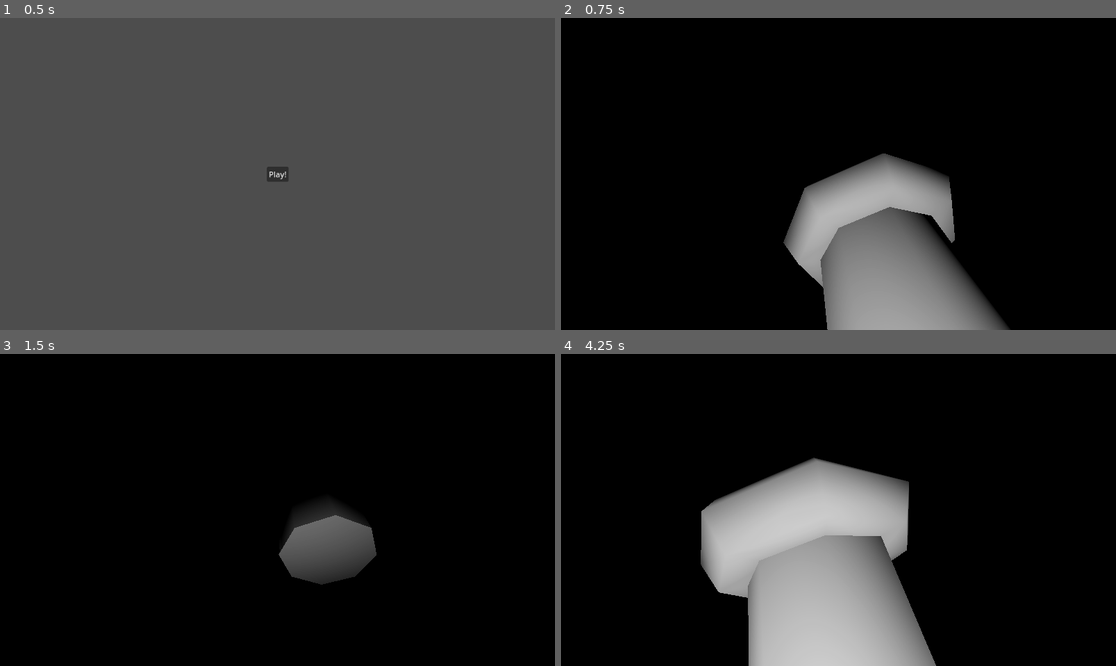
Above: before the commit, frames 1-4 (two rows, left to right).
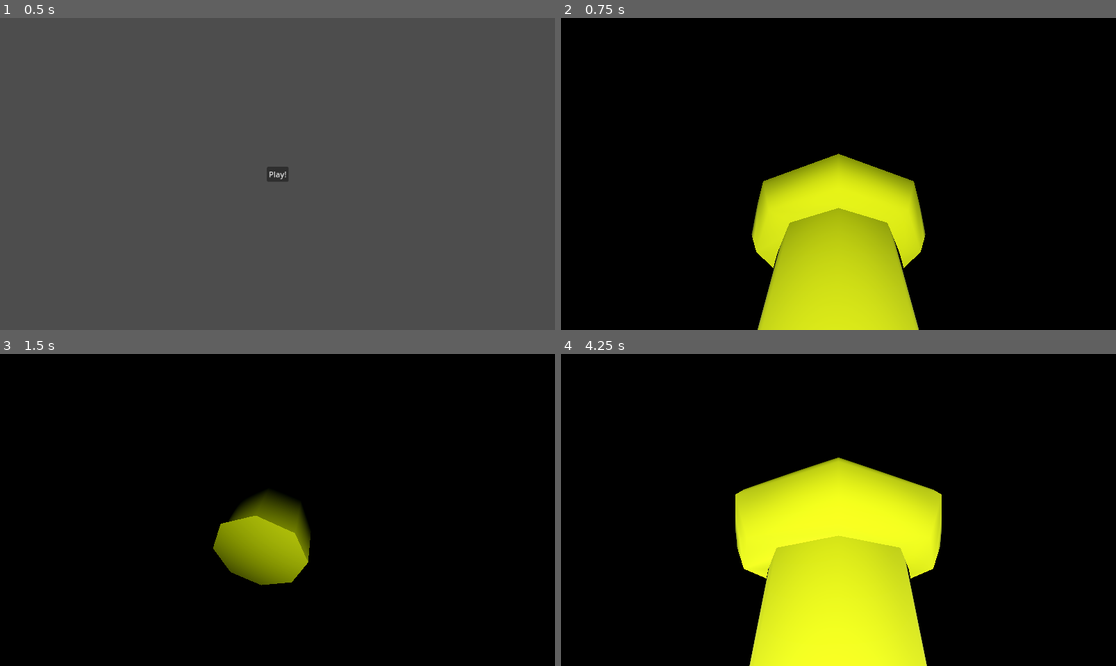
Above: after the commit, the same moments.

Repository: bsu-cs315/e3-hovell
Game: Godot game, scene res://title/title.tscn
Two runs of this game, one before a commit and one after it. Both use one fixed random seed, a clock stepped at 60 frames per second and the inputs below.
Inputs:
- Up to frame 1 (0.5 s): no input
- Up to frame 2 (0.75 s): click "Play!" at 0.5 s
- Up to frame 3 (1.5 s): tap Enter at 1.25 s; hold D (move_right) from 1.28 s (still down); tap Space (throw) at 1.35 s
- Up to frame 4 (4.25 s): tap Space (throw) at 2, 2.1, 2.85, 3.6 s; release D (move_right) at 2.03 s; hold S (move_down) 2.03-2.78 s; hold D (move_right) 2.78-3.53 s; tap Enter at 3.5 s; hold W (move_up) from 3.53 s (still down)

Frame 1 is identical in both runs. In frame 2, 19% of the frame differs, in the area x 34-81%, y 43-100%; in frame 3, 6.4%; in frame 4, 23%, in the area x 25-69%, y 33-100%.

Commit message:
Add models and textures to Flashlight and Ghost

Diff:
--- a/project/flashlight/flashlight.tscn
+++ b/project/flashlight/flashlight.tscn
@@ -1,6 +1,7 @@
-[gd_scene load_steps=3 format=3 uid="uid://crrkb8gb6fmdh"]
+[gd_scene load_steps=4 format=3 uid="uid://crrkb8gb6fmdh"]
 
 [ext_resource type="Script" path="res://flashlight/flashlight.gd" id="1_52civ"]
+[ext_resource type="Material" uid="uid://cgtci6chypot3" path="res://flashlight/yellow_material.tres" id="2_j0ay1"]
 
 [sub_resource type="BoxShape3D" id="BoxShape3D_sn4yb"]
 size = Vector3(1, 1.84, 2.775)
@@ -13,11 +14,14 @@
 
 [node name="CSGCylinder3D" type="CSGCylinder3D" parent="."]
 transform = Transform3D(1, 0, 0, 0, -4.37114e-08, 1, 0, -1, -4.37114e-08, 0, 0, 0)
+material_override = ExtResource("2_j0ay1")
+material = ExtResource("2_j0ay1")
 
 [node name="CSGTorus3D" type="CSGTorus3D" parent="."]
 transform = Transform3D(1, 0, 0, 0, -4.37114e-08, 1, 0, -1, -4.37114e-08, 0, 0, -1.12172)
 inner_radius = 0.3
 outer_radius = 0.8
+material = ExtResource("2_j0ay1")
 
 [node name="SpotLight3D" type="SpotLight3D" parent="."]
 transform = Transform3D(1, 0, 0, 0, 1, 0, 0, 0, 1, -1.17334e-08, 0, -1.19843)
--- /dev/null
+++ b/project/flashlight/yellow_material.tres
@@ -0,0 +1,4 @@
+[gd_resource type="StandardMaterial3D" format=3 uid="uid://cgtci6chypot3"]
+
+[resource]
+albedo_color = Color(0.853969, 0.951215, 3.08037e-06, 1)
--- a/project/ghost/ghost.tscn
+++ b/project/ghost/ghost.tscn
@@ -1,18 +1,75 @@
-[gd_scene load_steps=3 format=3 uid="uid://bbyqxrr3ss2vf"]
+[gd_scene load_steps=4 format=3 uid="uid://bbyqxrr3ss2vf"]
 
 [ext_resource type="Script" path="res://ghost/ghost.gd" id="1_j8mox"]
+[ext_resource type="Material" uid="uid://bw1xsomkq31fo" path="res://ghost/white_material.tres" id="2_i26nx"]
 
 [sub_resource type="BoxShape3D" id="BoxShape3D_ju4eu"]
 
 [node name="Ghost" type="RigidBody3D"]
+transform = Transform3D(-1, 0, 1.50996e-07, 0, 1, 0, -1.50996e-07, 0, -1, 0, 0, 0)
 gravity_scale = 0.0
 contact_monitor = true
 max_contacts_reported = 100
 script = ExtResource("1_j8mox")
 
-[node name="CSGBox3D" type="CSGBox3D" parent="."]
-
 [node name="CollisionShape3D" type="CollisionShape3D" parent="."]
 shape = SubResource("BoxShape3D_ju4eu")
+metadata/_edit_lock_ = true
+
+[node name="CSGSphere3D" type="CSGSphere3D" parent="."]
+transform = Transform3D(1, 0, -3.55271e-15, 0, 1, 0, 3.55271e-15, 0, 1, 0, 0, 0)
+operation = 2
+radial_segments = 30
+rings = 30
+material = ExtResource("2_i26nx")
+
+[node name="CSGBox3D" type="CSGBox3D" parent="CSGSphere3D"]
+transform = Transform3D(1, 0, 3.55271e-15, 0, 0.152622, 0, -3.55271e-15, 0, 1, 0, -0.381995, 0)
+operation = 2
+
+[node name="CSGSphere3D2" type="CSGSphere3D" parent="."]
+transform = Transform3D(0.792475, 0, -1.77636e-15, 0, 0.4, 0, 3.55271e-15, 0, 0.4, 1.16237e-08, -0.367234, 0.265919)
+radial_segments = 30
+rings = 30
+material = ExtResource("2_i26nx")
+
+[node name="CSGSphere3D3" type="CSGSphere3D" parent="."]
+transform = Transform3D(0.792475, 0, -1.77636e-15, 0, 0.4, 0, 3.55271e-15, 0, 0.4, 1.7275e-09, -0.367234, 0.0395207)
+radial_segments = 30
+rings = 30
+material = ExtResource("2_i26nx")
+
+[node name="CSGSphere3D4" type="CSGSphere3D" parent="."]
+transform = Transform3D(0.792475, 0, -1.77636e-15, 0, 0.4, 0, 3.55271e-15, 0, 0.4, 0.0148584, -0.35921, -0.167852)
+radial_segments = 30
+rings = 30
+material = ExtResource("2_i26nx")
+
+[node name="CSGSphere3D5" type="CSGSphere3D" parent="."]
+transform = Transform3D(0.792475, 0, -1.77636e-15, 0, 0.4, 0, 3.55271e-15, 0, 0.4, 0.0148584, -0.35921, -0.329368)
+radial_segments = 30
+rings = 30
+material = ExtResource("2_i26nx")
+
+[node name="CSGTorus3D" type="CSGTorus3D" parent="."]
+transform = Transform3D(-4.37114e-08, -1, 0, 1, -4.37114e-08, 0, 0, 0, 1, 0.48582, 0.0693366, -2.12359e-08)
+operation = 2
+inner_radius = 0.18
+outer_radius = 0.15
+sides = 20
+
+[node name="CSGBox3D2" type="CSGBox3D" parent="CSGTorus3D"]
+transform = Transform3D(-4.37114e-08, 0.353647, 0, -1, -1.54584e-08, 0, 0, -4.90675e-22, 1, 0.108392, 0.48582, -0.00423927)
+operation = 2
+
+[node name="CSGCylinder3D" type="CSGCylinder3D" parent="."]
+transform = Transform3D(-4.37114e-08, 1, 0, -1, -4.37114e-08, 0, 0, 0, 1, 0.375, 0.131, 0.1)
+radius = 0.05
+height = 0.2
+
+[node name="CSGCylinder3D2" type="CSGCylinder3D" parent="."]
+transform = Transform3D(-4.37114e-08, 1, 0, -1, -4.37114e-08, 0, 0, 0, 1, 0.375, 0.131, -0.1)
+radius = 0.05
+height = 0.2
 
 [connection signal="body_entered" from="." to="." method="_on_body_entered"]
--- /dev/null
+++ b/project/ghost/white_material.tres
@@ -0,0 +1,3 @@
+[gd_resource type="StandardMaterial3D" format=3 uid="uid://bw1xsomkq31fo"]
+
+[resource]
--- a/project/hand/hand.gd
+++ b/project/hand/hand.gd
@@ -35,7 +35,7 @@
 	_flashlight_object = load("res://flashlight/flashlight.tscn").instantiate()
 	get_parent().add_child(_flashlight_object)
 	_flashlight_object.global_position = global_position
-	_flashlight_object.global_rotation_degrees.y = -70
+	_flashlight_object.global_rotation_degrees.y = -90
 
 
 func _throw_flashlight() -> void:
--- a/project/icon.svg
+++ /dev/null
@@ -1 +0,0 @@
-<svg xmlns="http://www.w3.org/2000/svg" width="128" height="128"><rect width="124" height="124" x="2" y="2" fill="#363d52" stroke="#212532" stroke-width="4" rx="14"/><g fill="#fff" transform="translate(12.322 12.322)scale(.101)"><path d="M105 673v33q407 354 814 0v-33z"/><path fill="#478cbf" d="m105 673 152 14q12 1 15 14l4 67 132 10 8-61q2-11 15-15h162q13 4 15 15l8 61 132-10 4-67q3-13 15-14l152-14V427q30-39 56-81-35-59-83-108-43 20-82 47-40-37-88-64 7-51 8-102-59-28-123-42-26 43-46 89-49-7-98 0-20-46-46-89-64 14-123 42 1 51 8 102-48 27-88 64-39-27-82-47-48 49-83 108 26 42 56 81zm0 33v39c0 276 813 276 814 0v-39l-134 12-5 69q-2 10-14 13l-162 11q-12 0-16-11l-10-65H446l-10 65q-4 11-16 11l-162-11q-12-3-14-13l-5-69z"/><path d="M483 600c0 34 58 34 58 0v-86c0-34-58-34-58 0z"/><circle cx="725" cy="526" r="90"/><circle cx="299" cy="526" r="90"/></g><g fill="#414042" transform="translate(12.322 12.322)scale(.101)"><circle cx="307" cy="532" r="60"/><circle cx="717" cy="532" r="60"/></g></svg>
--- a/project/level/level.tscn
+++ b/project/level/level.tscn
@@ -1,9 +1,7 @@
-[gd_scene load_steps=8 format=3 uid="uid://dc3bvr2o0hynu"]
+[gd_scene load_steps=6 format=3 uid="uid://dc3bvr2o0hynu"]
 
-[ext_resource type="PackedScene" uid="uid://bbyqxrr3ss2vf" path="res://ghost/ghost.tscn" id="1_5khvy"]
 [ext_resource type="Script" path="res://level/level.gd" id="1_qhi5n"]
 [ext_resource type="PackedScene" uid="uid://c354qphmg5403" path="res://hand/hand.tscn" id="2_v455f"]
-[ext_resource type="PackedScene" uid="uid://crrkb8gb6fmdh" path="res://flashlight/flashlight.tscn" id="3_j1hrs"]
 
 [sub_resource type="ProceduralSkyMaterial" id="ProceduralSkyMaterial_xwvdu"]
 sky_horizon_color = Color(0.64625, 0.65575, 0.67075, 1)
@@ -21,13 +19,6 @@
 [node name="Level" type="Node3D"]
 script = ExtResource("1_qhi5n")
 
-[node name="WorldSun" type="DirectionalLight3D" parent="."]
-transform = Transform3D(-0.866023, -0.433016, 0.250001, 0, 0.499998, 0.866027, -0.500003, 0.749999, -0.43301, 0, 0, 0)
-visible = false
-light_indirect_energy = 10.0
-light_volumetric_fog_energy = 10.0
-shadow_enabled = true
-
 [node name="SpotLight3D" type="SpotLight3D" parent="."]
 transform = Transform3D(-4.37114e-08, 0.348572, -0.937282, 0, 0.937282, 0.348572, 1, 1.52366e-08, -4.09699e-08, -2.967, 1.43, 0)
 light_energy = 10.0
@@ -42,14 +33,6 @@
 
 [node name="Hand" parent="." instance=ExtResource("2_v455f")]
 
-[node name="Flashlight" parent="." instance=ExtResource("3_j1hrs")]
-transform = Transform3D(-4.37114e-08, 0, -1, 0, 1, 0, 1, 0, -4.37114e-08, 0, 0, 0)
-visible = false
-
-[node name="Ghost" parent="." instance=ExtResource("1_5khvy")]
-transform = Transform3D(1, 0, 0, 0, 1, 0, 0, 0, 1, 6, 0, 0)
-visible = false
-
 [node name="Wall" type="CSGBox3D" parent="."]
 transform = Transform3D(1, 0, 0, 0, 1, 0, 0, 0, 4.02507, 9.085, 0, 0)
 size = Vector3(1, 10, 10)
--- a/project/project.godot
+++ b/project/project.godot
@@ -13,7 +13,7 @@
 config/name="flashlight_fling"
 run/main_scene="res://title/title.tscn"
 config/features=PackedStringArray("4.3", "Forward Plus")
-config/icon="res://icon.svg"
+config/icon="res://icon.png"
 
 [file_customization]
 
Binary file added: project/icon.png
Not shown, changed: project/icon.png.import
